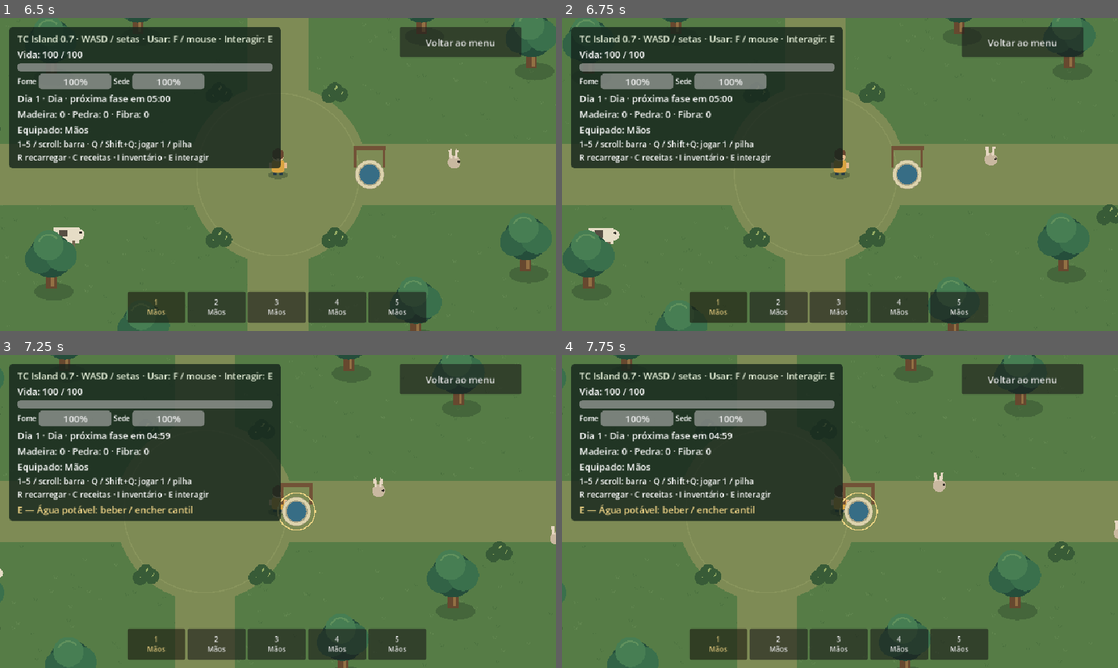
Above: before the commit, frames 1-4 (two rows, left to right).
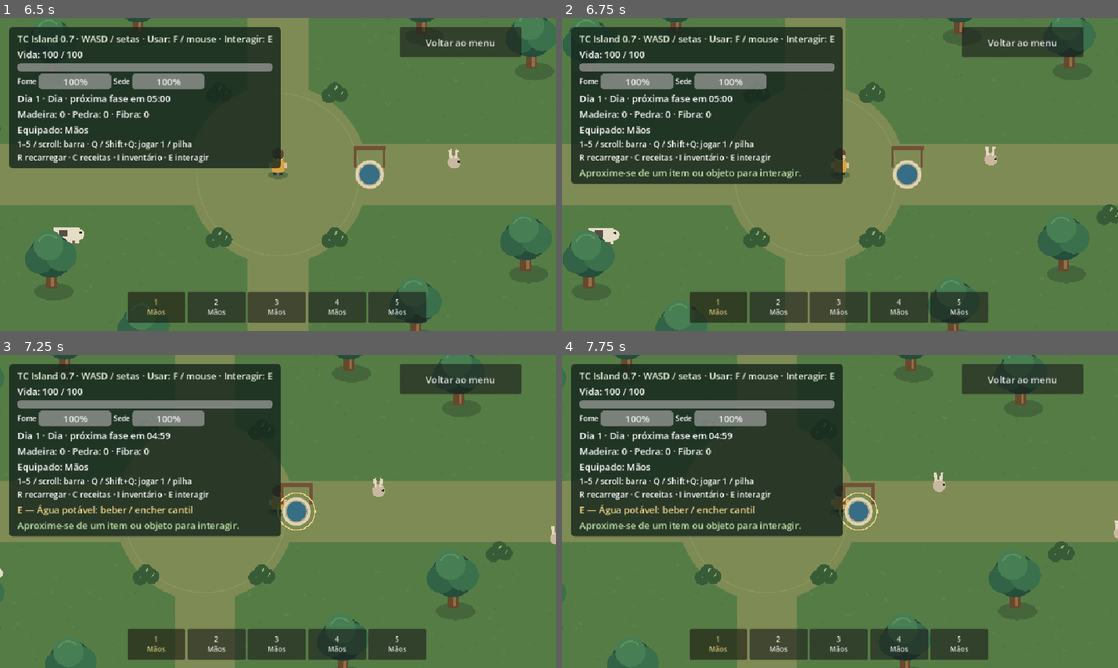
Above: after the commit, the same moments.

Repository: GustavoTc-Web/Tece-Island
Game: Godot game, scene res://scenes/main.tscn
Same seed, same stepped clock (60 frames per second), same inputs: the game is played once before the commit and once after it.
Inputs (mouse positions are in pixels of both pictures, inside the frame that each line leads up to):
- Up to frame 1 (6.5 s): click "Jogar solo" at 0.5 s; click "1 Mãos" at 1.25 s; click "2 Mãos" at 2 s; click "3 Mãos" at 2.75 s; click "4 Mãos" at 3.5 s; click "5 Mãos" at 4.25 s; click "Voltar ao menu" at 5 s; click "Jogar solo" at 5.75 s
- Up to frame 2 (6.75 s): tap Enter at 6.5 s; move the mouse to (962, 158) at 6.52 s; hold D (move_right) from 6.53 s (still down); hold E (collect) from 6.53 s (still down); click (962, 158) at 6.67 s
- Up to frame 3 (7.25 s): keep holding D (move_right); keep holding E (collect)
- Up to frame 4 (7.75 s): release D (move_right) at 7.25 s; release E (collect) at 7.25 s; drag from (728, 527) to (812, 574) at 7.27 s

Frame 1 is identical in both runs. In frame 2, 2.4% of the frame differs, in the area x 1-51%, y 47-54%; in frame 3, 2.5%, in the area x 1-51%, y 52-59%; in frame 4, 2.5%.

Commit message:
fix: coletar loot após abrir baús e completar controles de toque

Diff:
--- a/scripts/hud.gd
+++ b/scripts/hud.gd
@@ -381,11 +381,13 @@
 
 
 func show_target(message: String) -> void:
+	if MobileInput.enabled: message = message.trim_prefix("F / mouse — ")
 	$Controls/Rows/Prompt.text = message
 	$Controls/Rows/Prompt.visible = message != ""
 
 
 func show_pickup(message: String) -> void:
+	if MobileInput.enabled: message = message.trim_prefix("E — ")
 	$Controls/Rows/Pickup.text = message
 	$Controls/Rows/Pickup.visible = message != ""
 
--- a/scripts/interaction.gd
+++ b/scripts/interaction.gd
@@ -203,6 +203,7 @@
 	if not blocked:
 		for node in get_tree().get_nodes_in_group("resource_drops") + get_tree().get_nodes_in_group("interactables"):
 			var drop := node as Node2D
+			if drop.has_method("can_interact") and not drop.can_interact(): continue
 			var distance := player.global_position.distance_squared_to(drop.global_position)
 			var ray := PhysicsRayQueryParameters2D.create(player.global_position, drop.global_position, 1)
 			var collision := player.get_world_2d().direct_space_state.intersect_ray(ray)
@@ -222,7 +223,10 @@
 
 func collect_nearest() -> int:
 	update_pickup()
-	if blocked or player.dead or get_tree().paused or not is_instance_valid(pickup):
+	if blocked or player.dead or get_tree().paused:
+		return 0
+	if not is_instance_valid(pickup):
+		message_requested.emit("Aproxime-se de um item ou objeto para interagir.")
 		return 0
 	if not pickup is ResourceDrop:
 		message_requested.emit(pickup.interact(inventory))
--- a/scripts/loot_container.gd
+++ b/scripts/loot_container.gd
@@ -4,6 +4,9 @@
 var contents: Dictionary = {}
 var released := false
 var highlighted := false
+
+func can_interact() -> bool:
+	return not released
 
 func prompt() -> String:
 	return "E — Recipiente vazio" if released else "E — Vasculhar recipiente"
--- a/scripts/mobile_controls.gd
+++ b/scripts/mobile_controls.gd
@@ -8,6 +8,7 @@
 var vectors := {"move": Vector2.ZERO, "aim": Vector2.ZERO}
 var centers := {"move": Vector2.ZERO, "aim": Vector2.ZERO}
 var actions: HBoxContainer
+var interact_button: Button
 var placement: HBoxContainer
 var rotate: Label
 var portrait := false
@@ -27,11 +28,14 @@
 	for action in ["Interagir", "Usar item", "Recarregar", "Inventário", "Fabricação"]:
 		var button := Button.new()
 		button.text = action
+		button.set_meta("gameplay_action", action)
 		button.custom_minimum_size = Vector2(112, 64)
 		button.add_theme_font_size_override("font_size", 20)
 		button.focus_mode = Control.FOCUS_NONE
 		button.pressed.connect(invoke.bind(action))
 		actions.add_child(button)
+		if action == "Interagir": interact_button = button
+	player.get_node("Interaction").pickup_changed.connect(update_interaction_label)
 	placement = HBoxContainer.new()
 	add_child(placement)
 	for action in ["Confirmar", "Cancelar"]:
@@ -52,6 +56,16 @@
 	add_child(rotate)
 	layout()
 
+func update_interaction_label(_message: String) -> void:
+	var pickup: Node = player.get_node("Interaction").pickup
+	var caption := "Interagir"
+	if is_instance_valid(pickup):
+		if pickup is ResourceDrop: caption = "Coletar"
+		elif pickup is WaterWell: caption = "Beber"
+		elif pickup is PlacedStructure: caption = "Usar cama" if pickup.kind == "cama" else "Cozinhar"
+		else: caption = "Abrir"
+	interact_button.text = caption
+
 func layout() -> void:
 	reset()
 	var viewport_size := get_viewport_rect().size
@@ -60,7 +74,7 @@
 	centers.move = Vector2(100, viewport_size.y - 115)
 	centers.aim = Vector2(viewport_size.x - 100, viewport_size.y - 115)
 	actions.position = Vector2((viewport_size.x - 576) / 2, viewport_size.y - 144)
-	placement.position = Vector2((viewport_size.x - 284) / 2, viewport_size.y - 205)
+	placement.position = Vector2((viewport_size.x - 284) / 2, viewport_size.y - 144)
 	rotate.position = Vector2(0, viewport_size.y / 2)
 	rotate.size.x = viewport_size.x
 	rotate.visible = portrait
--- a/tests/browser_fixture.gd
+++ b/tests/browser_fixture.gd
@@ -41,6 +41,7 @@
 	for button in session.find_children("*", "Button", true, false):
 		if button.is_visible_in_tree():
 			buttons[button.text] = rect(button)
+			if button.has_meta("gameplay_action"): buttons[button.get_meta("gameplay_action")] = rect(button)
 	data.buttons = buttons
 	if session.game != null:
 		var world: Node = session.game
@@ -57,6 +58,13 @@
 			if structure is PlacedStructure: data.structures.append({"kind":structure.kind,"x":structure.position.x,"y":structure.position.y})
 		data.scroll = hud.get_node("InventoryPanel/Panel/Scroll").scroll_vertical
 		data.bed_registered = is_instance_valid(structures.respawn_bed)
+		data.placement_points = []
+		if structures.active:
+			for offset in [Vector2(85, 0), Vector2(0, 85), Vector2(-85, 0), Vector2(0, -85)]:
+				var point: Vector2 = player.position + offset
+				if structures.can_place(point):
+					var screen: Vector2 = player.get_canvas_transform() * point
+					data.placement_points.append([screen.x, screen.y])
 		data.viewport = [get_viewport().get_visible_rect().size.x,get_viewport().get_visible_rect().size.y]
 		if is_instance_valid(MobileInput.overlay):
 			data.portrait = MobileInput.overlay.portrait
--- /dev/null
+++ b/tests/validate_controls.gd
@@ -0,0 +1,37 @@
+extends "res://tests/validate_integration.gd"
+
+func run() -> void:
+	root.size = Vector2i(960, 540)
+	var world := make_world({"loot_chance": 0.0, "guardian_chance": 0.0, "external_weapon_chance": 0.0})
+	var player: CharacterBody2D = world.get_node("WorldObjects/Player")
+	var inv: ResourceInventory = world.get_node("Inventory")
+	var interaction: Node = player.get_node("Interaction")
+	var building := Node2D.new()
+	world.get_node("WorldObjects").add_child(building)
+	var chest: Node2D = load("res://scenes/loot_container.tscn").instantiate()
+	chest.position = player.position + Vector2(0, 12)
+	chest.contents = {"madeira": 5}
+	building.add_child(chest)
+	await step()
+	interaction.collect_nearest()
+	check(chest.released and inv.wood == 0, "Abrir baú gera loot no chão, sem coleta automática")
+	interaction.collect_nearest()
+	check(inv.wood == 5, "Segunda interação coleta loot, sem ser interceptada pelo baú vazio")
+	inv.reset()
+	inv.add_resource("madeira", 104)
+	var drop := load("res://scenes/resource_drop.tscn").instantiate() as ResourceDrop
+	drop.resource = "madeira"
+	drop.quantity = 5
+	drop.position = player.position + Vector2(20, 0)
+	world.get_node("WorldObjects").add_child(drop)
+	interaction.cursor_screen = Vector2(-9999, -9999)
+	check(interaction.collect_nearest() == 1 and inv.wood == 105 and drop.quantity == 4, "Coleta parcial usa capacidade real sem depender do mouse")
+	check(interaction.collect_nearest() == 0 and inv.wood == 105 and drop.quantity == 4, "Inventário cheio mantém drop e quantidade")
+	inv.remove_item("madeira", 2)
+	check(interaction.collect_nearest() == 2 and drop.quantity == 2, "Liberar espaço permite nova coleta parcial sem duplicar")
+	drop.position = player.position + Vector2(interaction.pickup_distance + 1, 0)
+	check(interaction.collect_nearest() == 0 and drop.quantity == 2, "Toque não amplia alcance de coleta")
+	world.queue_free()
+	await step()
+	print("CONTROLS: ", checks, " verificações, ", failures, " falhas")
+	quit(1 if failures else 0)
Not shown, changed: README.md
Not shown, changed: tools/browser-validation.mjs
Not shown, changed: tools/build-browser-fixture.ps1
